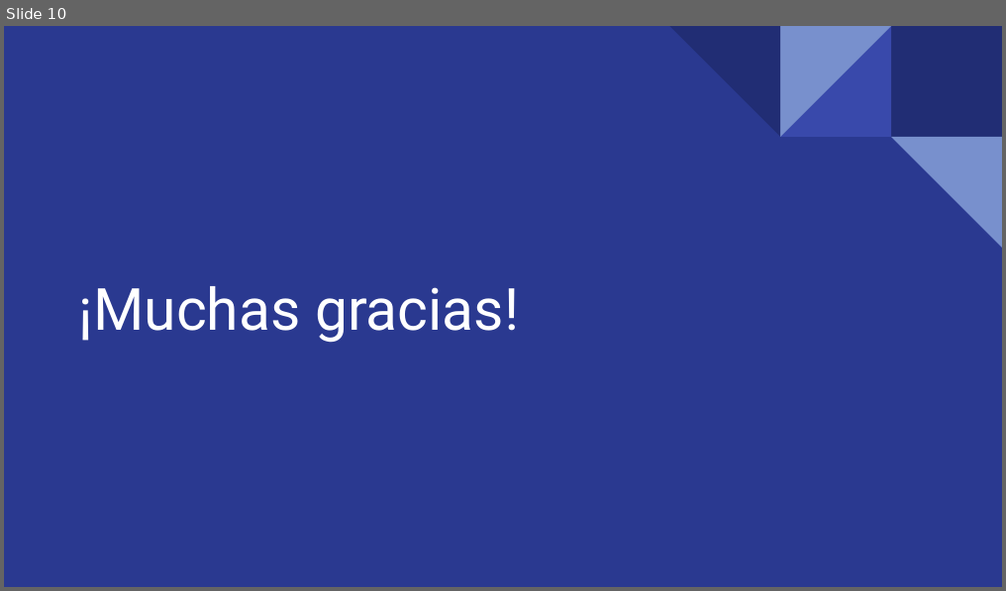
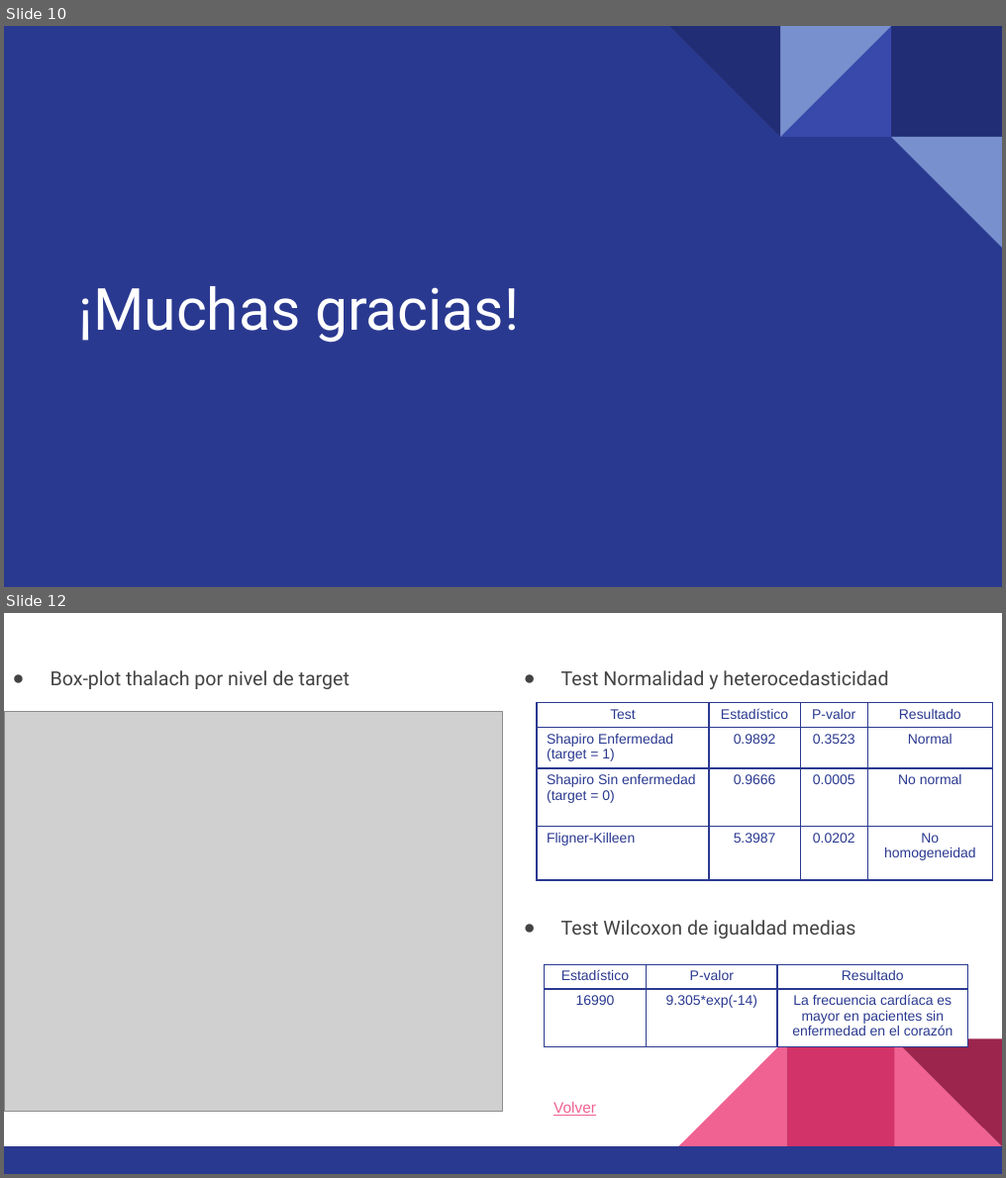
Before and after one commit to rafaeloga/pra2_tipologia, a slide deck: DC_presentacion.pptx. Shown one above the other, each under a label of ours: slide 10 before the commit, slides 10 and 12 after it; the slides between them are not shown. The pictures are 1006x591 and 1006x1178 pixels, drawn with LibreOffice and Linux fonts; fonts in the diff are those of the drawing; grey boxes stand for pictures. Boxes give left, top, right and bottom in pixels: in the first picture for what was removed or moved away, otherwise in the second. Text is boxed around its words. In the diff, an @@ line names an element or a change of style, - is before the commit and + after.

```diff
--- a/DC_presentacion.pptx
+++ b/DC_presentacion.pptx
@@ slide 12 added at [4, 613, 1002, 1174], background #FFFFFF @@
@@ text added at [51, 670, 350, 689], 14 pt, text #434343 @@
+● Box-plot thalach por nivel de target
@@ text added at [561, 670, 888, 689], 14 pt, text #434343 @@
+● Test Normalidad y heterocedasticidad
@@ picture added at [4, 711, 502, 1111] @@
@@ table added at [537, 703, 993, 880], 4 rows, 4 columns @@
+Test | Estadístico | P-valor | Resultado
+Shapiro Enfermedad / (target = 1) | 0.9892 | 0.3523 | Normal
+Shapiro Sin enfermedad / (target = 0) | 0.9666 | 0.0005 | No normal
+Fligner-Killeen | 5.3987 | 0.0202 | No homogeneidad
@@ text added at [561, 920, 855, 939], 14 pt, text #434343 @@
+● Test Wilcoxon de igualdad medias
@@ table added at [544, 964, 968, 1046], 2 rows, 3 columns @@
+Estadístico | P-valor | Resultado
+16990 | 9.305*exp(-14) | La frecuencia cardíaca es mayor en pacientes sin enfermedad en el corazón
@@ text added at [553, 1102, 596, 1116], 11 pt, text #F06292, underline @@
+Volver
@@ group added at [4, 1039, 1002, 1174]: 3 right triangles, 2 rectangles @@
```
Also in this commit, not shown: 2 slides changed, 1 other slide added, 1 other file.
